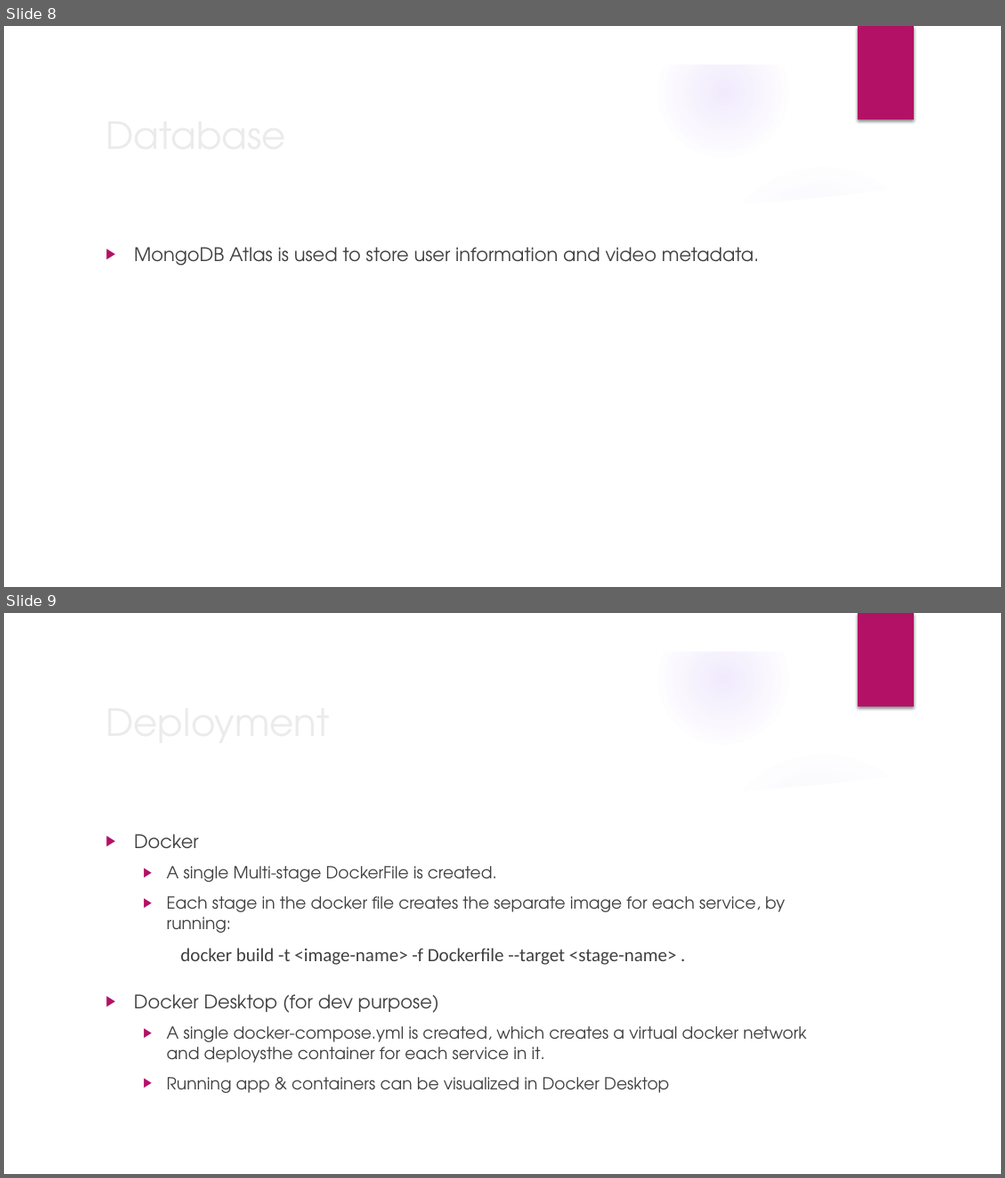
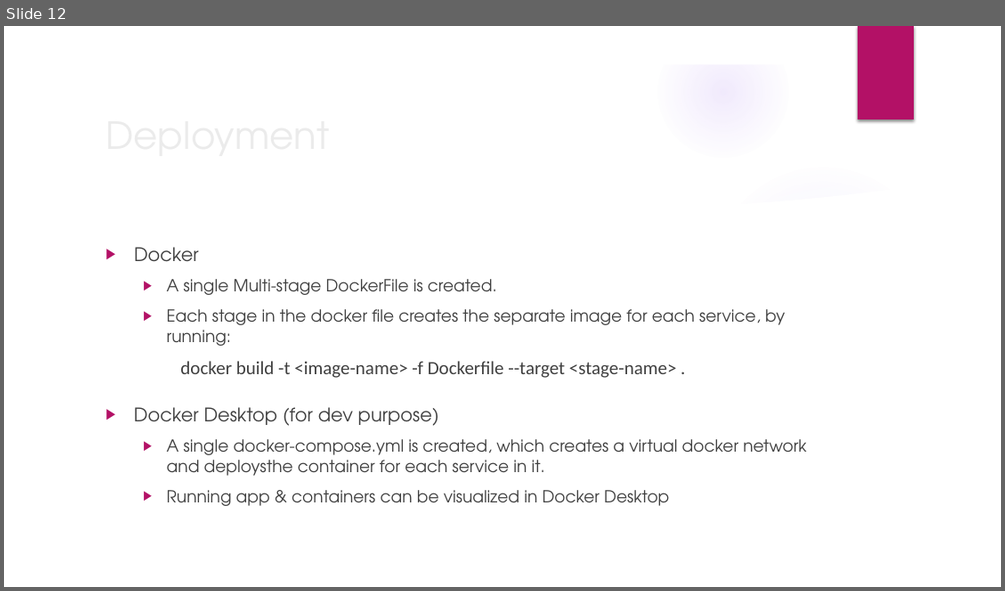
Before and after one commit to iamtarun99/Video-share-platform, a slide deck: Video Share Platform.pptx. Shown one above the other, each under a label of ours: slides 8 and 9 before the commit, slide 12 after it. The pictures are 1005x1178 and 1005x591 pixels, drawn with LibreOffice and Linux fonts; fonts in the diff are those of the drawing; background and template pictures are left out. Boxes give left, top, right and bottom in pixels: in the first picture for what was removed or moved away, otherwise in the second. Text is boxed around its words. In the diff, an @@ line names an element or a change of style, - is before the commit and + after.

```diff
--- a/Video Share Platform.pptx
+++ b/Video Share Platform.pptx
@@ slide 8 removed at (4, 26, 1001, 587), background picture (left out); not listed: 9 template elements that a slide beside it also shows @@
@@ title removed at (98, 105, 815, 163) @@
-Database
@@ text removed at (134, 247, 759, 265) @@
-▶ MongoDB Atlas is used to store user information and video metadata.
@@ what was slide 9 is now slide 12 @@
```
Also in this commit, not shown: 8 slides changed, 4 slides added.
